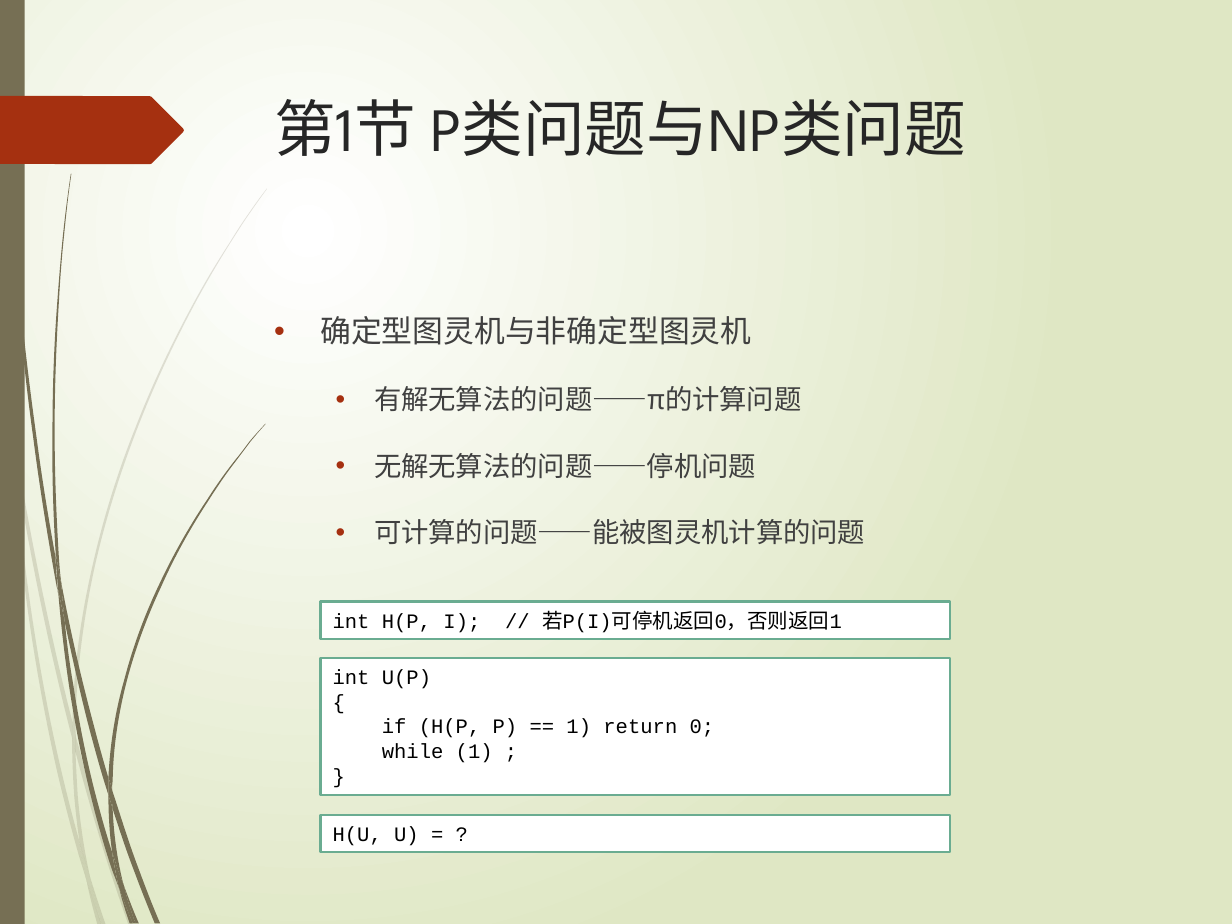
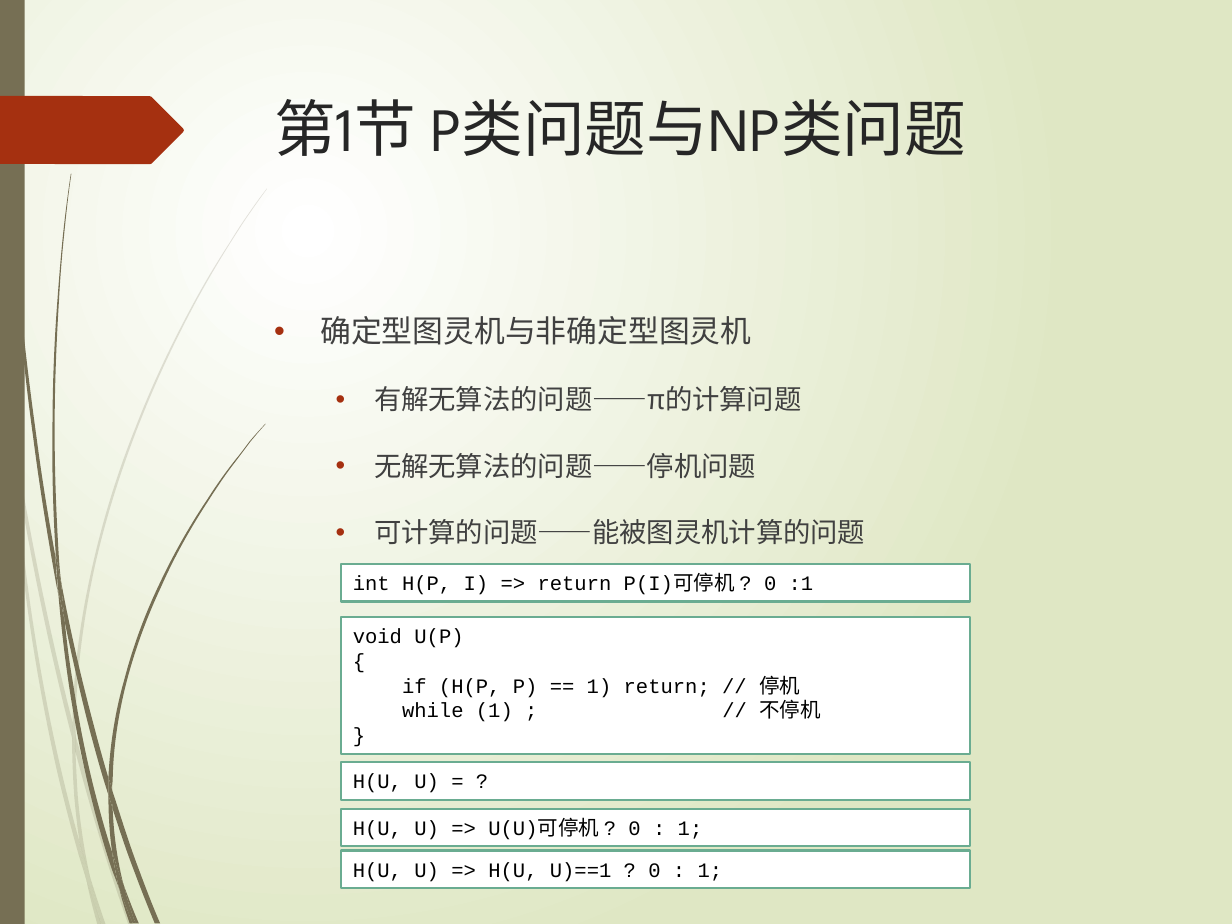
Before and after one commit to TeacherPeng/AlgorithmAnalysis, a slide deck: slide 8 of 教案/第4章 NP完全问题.pptx. Drawn at 1232x924 pixels with LibreOffice and Linux fonts; fonts in the diff are those of the drawing. Boxes give left, top, right and bottom in pixels: in the first picture for what was removed or moved away, otherwise in the second. Text is boxed around its words. In the diff, an @@ line names an element or a change of style, - is before the commit and + after.

```diff
--- a/教案/第4章 NP完全问题.pptx
+++ b/教案/第4章 NP完全问题.pptx
@@ rectangle "int H(P, I) => return ...": place and size @@
-rectangle "int H(P, I) => return ..." at [320, 601, 950, 638]
+rectangle "int H(P, I) => return ..." at [341, 564, 971, 601]
@@ text in rectangle at [353, 576, 814, 595]: text changed @@
-int H(P, I); // 若P(I)可停机返回0，否则返回1
+int H(P, I) => return P(I)可停机 ? 0 :1
@@ rectangle "void U(P)": place and size @@
-rectangle "void U(P)" at [320, 658, 950, 795]
+rectangle "void U(P)" at [341, 617, 971, 754]
@@ text in rectangle at [353, 629, 463, 648]: text changed @@
-int U(P)
+void U(P)
@@ text in rectangle at [402, 675, 821, 722]: text changed @@
-if (H(P, P) == 1) return 0;
-while (1) ;
+if (H(P, P) == 1) return; // 停机
+while (1) ; // 不停机
@@ rectangle "H(U, U) = ?": place and size @@
-rectangle "H(U, U) = ?" at [320, 816, 950, 853]
+rectangle "H(U, U) = ?" at [341, 763, 971, 800]
@@ rectangle added at [341, 809, 971, 846], fill #FFFFFF, outline #6AAC91 1.25 pt, 12 pt, text #000000 @@
+H(U, U) => U(U)可停机 ? 0 : 1;
@@ rectangle added at [341, 850, 971, 887], fill #FFFFFF, outline #6AAC91 1.25 pt, 12 pt, text #000000 @@
+H(U, U) => H(U, U)==1 ? 0 : 1;
```
